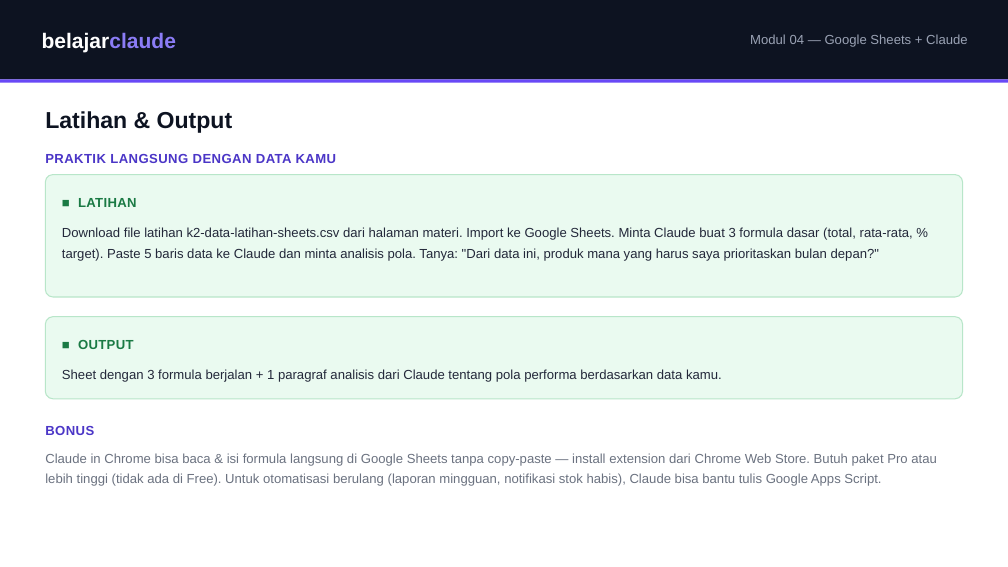
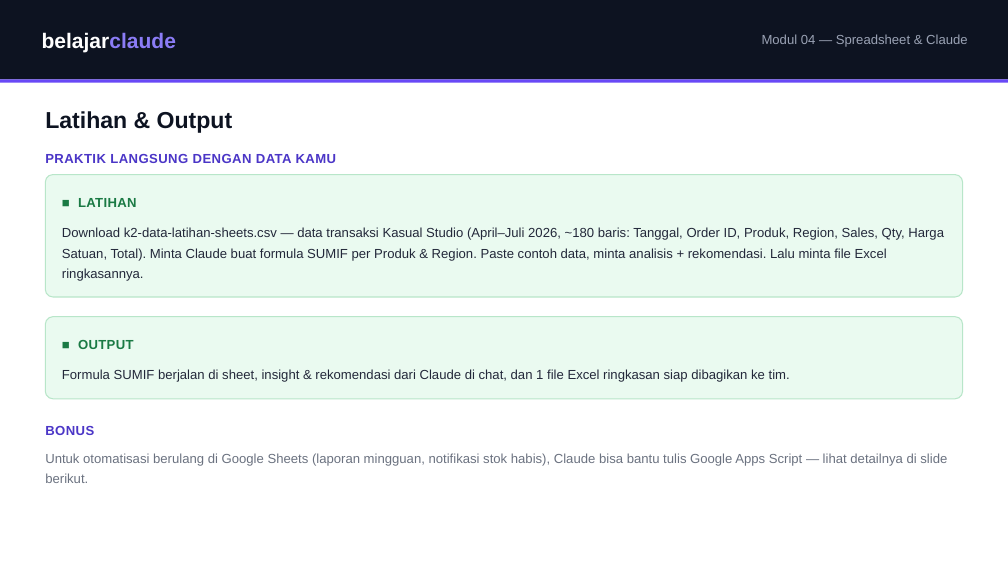
Before and after one commit to juliautomo/belajar-claude, a slide deck: slide 5 of K2-Produktivitas/M04-Google-Sheets/K2-M04-Google-Sheets.pptx. Drawn at 1008x567 pixels with LibreOffice and Linux fonts; fonts in the diff are those of the drawing. Boxes give left, top, right and bottom in pixels: in the first picture for what was removed or moved away, otherwise in the second. Text is boxed around its words. In the diff, an @@ line names an element or a change of style, - is before the commit and + after.

Commit message:
K2 M4: rename module to Spreadsheet & Claude, add Excel intro, restructure CSV to transactional data (~180 rows), generic Alur Prompt with new Excel-file-output step, remove 100% Gratis labels, add workflow automation title, move Claude in Chrome tip to bottom, label Apps Script as Sheets-specific with VBA pointer

```diff
--- a/K2-Produktivitas/M04-Google-Sheets/K2-M04-Google-Sheets.pptx
+++ b/K2-Produktivitas/M04-Google-Sheets/K2-M04-Google-Sheets.pptx
@@ text at [762,34,968,47]: text changed @@
-Modul 04 — Google Sheets + Claude
+Modul 04 — Spreadsheet & Claude
@@ text at [62,227,944,281]: text changed @@
-Download file latihan k2-data-latihan-sheets.csv dari halaman materi. Import ke Google Sheets. Minta Claude buat 3 formula dasar (total, rata-rata, % target). Paste 5 baris data ke Claude dan minta analisis pola. Tanya: "Dari data ini, produk mana yang harus saya prioritaskan bulan depan?"
+Download k2-data-latihan-sheets.csv — data transaksi Kasual Studio (April–Juli 2026, ~180 baris: Tanggal, Order ID, Produk, Region, Sales, Qty, Harga Satuan, Total). Minta Claude buat formula SUMIF per Produk & Region. Paste contoh data, minta analisis + rekomendasi. Lalu minta file Excel ringkasannya.
@@ text at [62,369,790,382]: text changed @@
-Sheet dengan 3 formula berjalan + 1 paragraf analisis dari Claude tentang pola performa berdasarkan data kamu.
+Formula SUMIF berjalan di sheet, insight & rekomendasi dari Claude di chat, dan 1 file Excel ringkasan siap dibagikan ke tim.
@@ text at [45,453,947,483]: text changed @@
-Claude in Chrome bisa baca & isi formula langsung di Google Sheets tanpa copy-paste — install extension dari Chrome Web Store. Butuh paket Pro atau lebih tinggi (tidak ada di Free). Untuk otomatisasi berulang (laporan mingguan, notifikasi stok habis), Claude bisa bantu tulis Google Apps Script.
+Untuk otomatisasi berulang di Google Sheets (laporan mingguan, notifikasi stok habis), Claude bisa bantu tulis Google Apps Script — lihat detailnya di slide berikut.
```
Also in this commit, not shown: 6 other slides changed, 2 other files.
